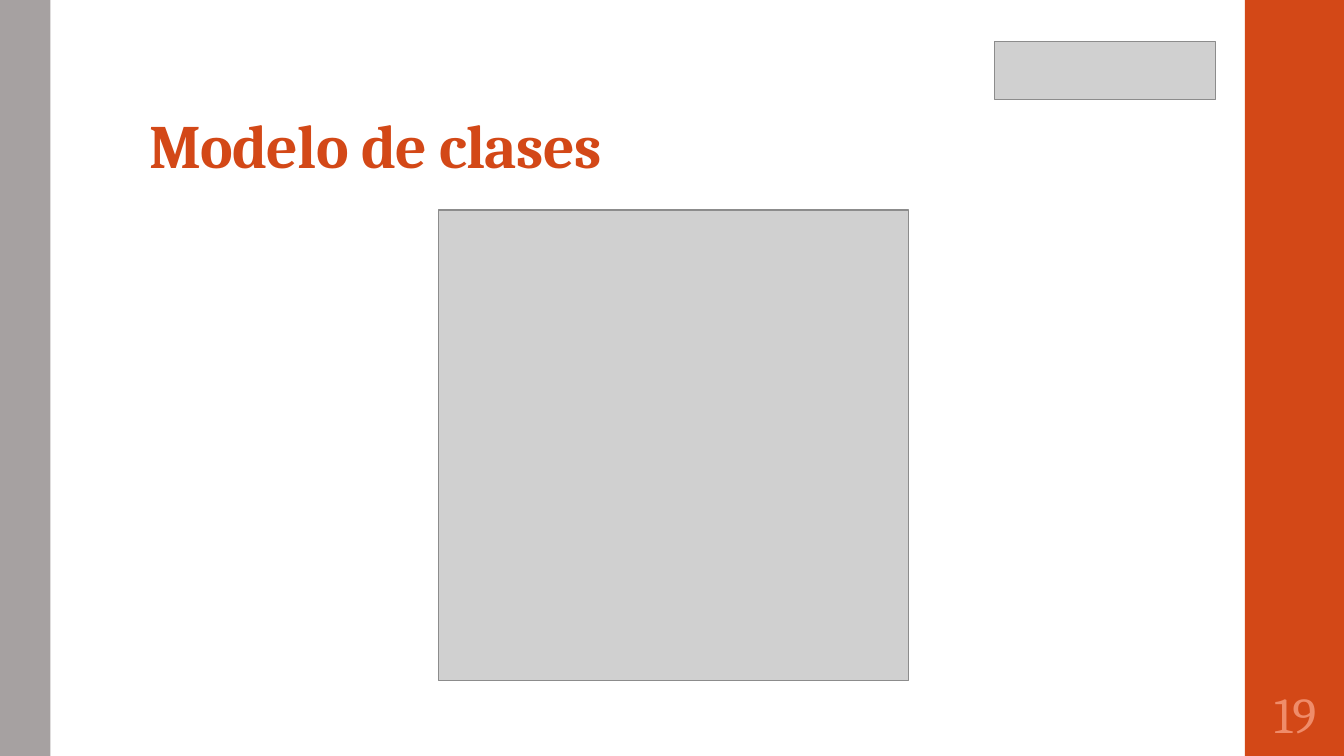
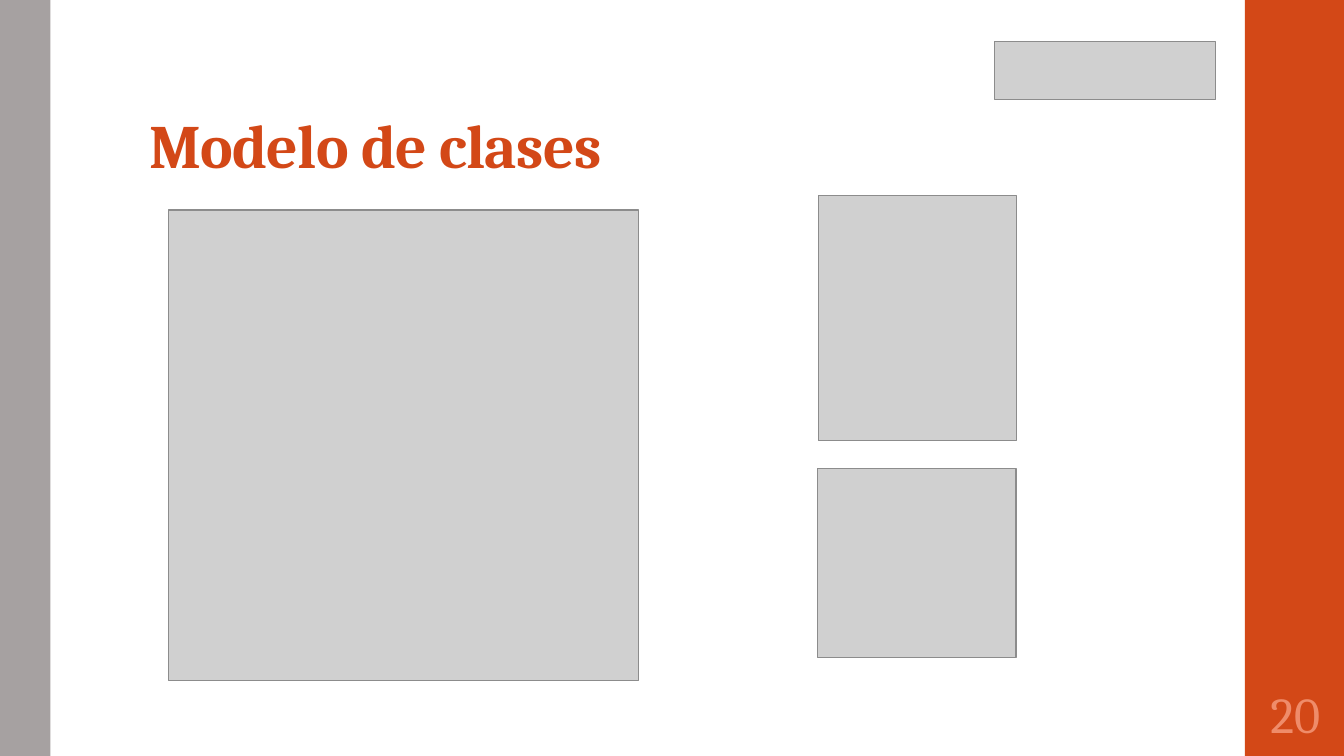
Before and after one commit to portafolio2016/hipocrates, a slide deck: slide 21 of presentación segunda iteración.pptx (slide 20 before the commit). Drawn at 1344x756 pixels with LibreOffice and Linux fonts; fonts in the diff are those of the drawing; grey boxes stand for pictures. Boxes give left, top, right and bottom in pixels: in the first picture for what was removed or moved away, otherwise in the second. Text is boxed around its words. In the diff, an @@ line names an element or a change of style, - is before the commit and + after.

```diff
--- a/presentación segunda iteración.pptx
+++ b/presentación segunda iteración.pptx
@@ picture added at [819, 196, 1016, 441] @@
@@ picture: place and size @@
-picture at [439, 210, 909, 681]
+picture at [168, 210, 639, 681]
@@ picture added at [818, 469, 1016, 658] @@
@@ page number at [1270, 699, 1320, 733]: text changed @@
-19
+20
```
Also in this commit, not shown: 9 other slides changed, 2 slides added, 1 slide removed, 1 other file.
